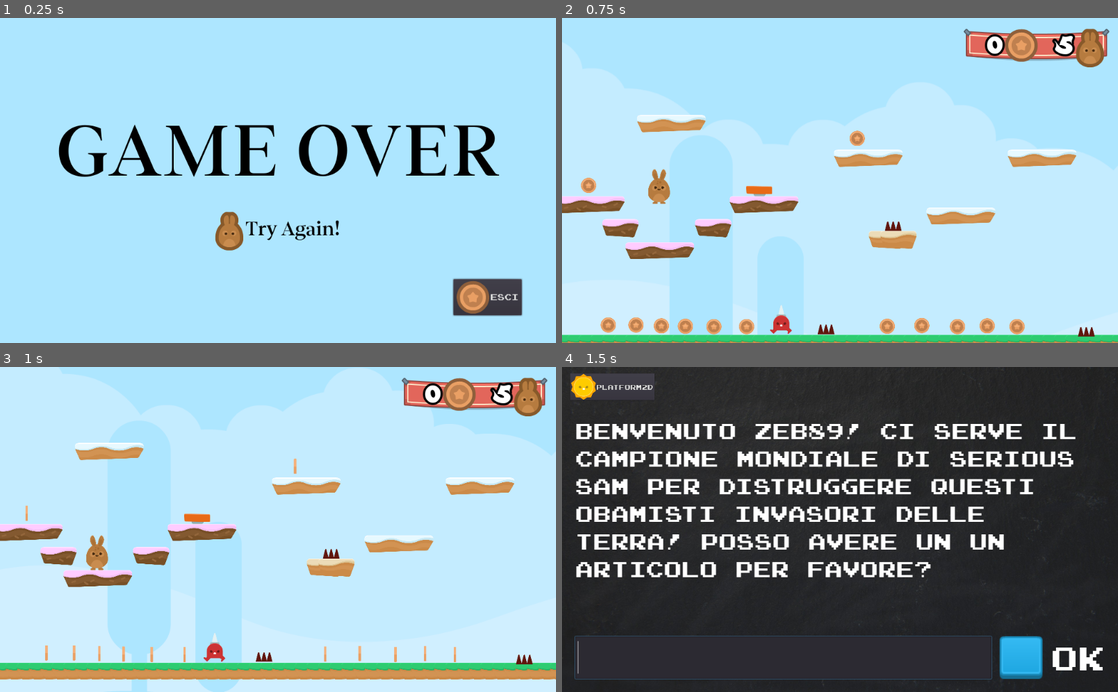
Above: before the commit, frames 1-4 (two rows, left to right).
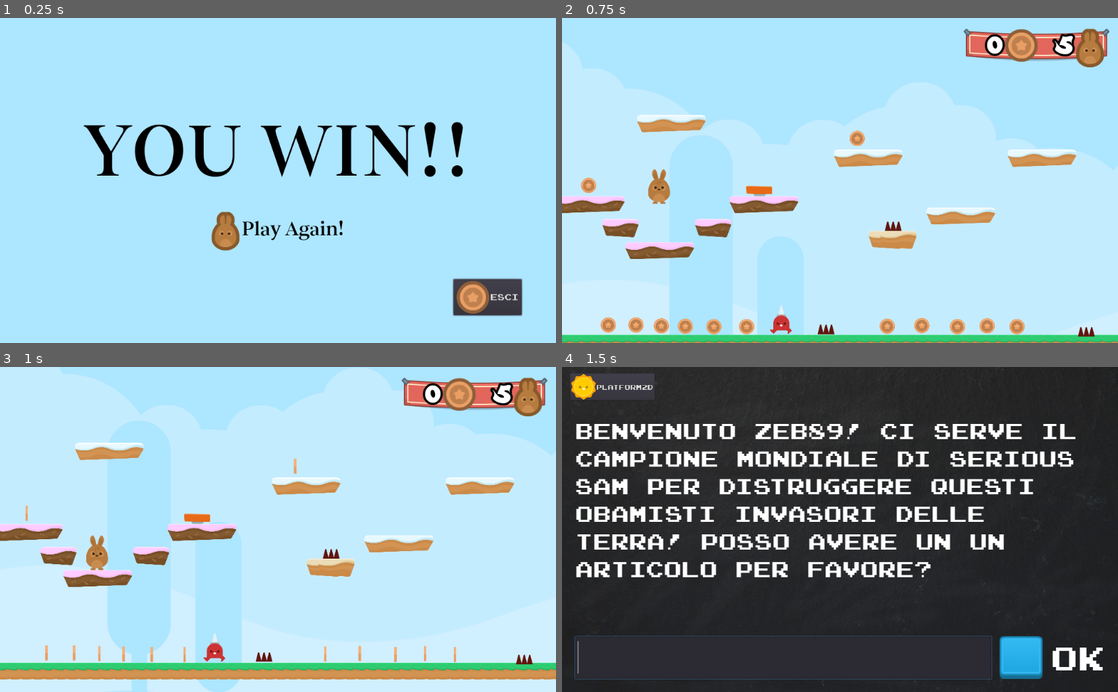
Above: after the commit, the same moments.

Repository: TheXanada96/TutorialGodottaro
Game: Godot game, scene res://Platform 2D/Victory.tscn
Same seed, same stepped clock (60 frames per second), same inputs: the game is played once before the commit and once after it. This scene is started directly instead of the project's main scene.
Inputs (mouse positions are in pixels of both pictures, inside the frame that each line leads up to):
- Up to frame 1 (0.25 s): no input
- Up to frame 2 (0.75 s): click (789, 232) at 0.5 s
- Up to frame 3 (1 s): no input
- Up to frame 4 (1.5 s): hold Right (ui_right) from 1.28 s (still down); tap 0 (cambio_scena) at 1.35 s

The runs differ from the first frame. In frame 1, 6.5% of the frame differs, in the area x 10-90%, y 31-72%; in frame 2, nothing differs; in frame 3, nothing differs; in frame 4, nothing differs.

Commit message:
aggiunte obamate

Diff:
--- /dev/null
+++ b/Area2D.gd
@@ -0,0 +1,16 @@
+extends Area2D
+
+
+# Declare member variables here. Examples:
+# var a = 2
+# var b = "text"
+
+
+# Called when the node enters the scene tree for the first time.
+func _ready():
+	pass # Replace with function body.
+
+
+# Called every frame. 'delta' is the elapsed time since the previous frame.
+#func _process(delta):
+#	pass
--- a/Platform 2D/GameState.gd
+++ b/Platform 2D/GameState.gd
@@ -32,3 +32,6 @@
 
 func end_game():
 	get_tree().change_scene("res://Platform 2D/EndGame.tscn")
+
+func win():
+	get_tree().change_scene("res://Platform 2D/Victory.tscn")
--- a/Platform 2D/Platform 2D.tscn
+++ b/Platform 2D/Platform 2D.tscn
@@ -10,6 +10,7 @@
 [ext_resource path="res://Platform 2D/Coin.tscn" type="PackedScene" id=8]
 [ext_resource path="res://Platform 2D/Spikemen.tscn" type="PackedScene" id=9]
 [ext_resource path="res://Platform 2D/asset di gioco/Clouds.tscn" type="PackedScene" id=10]
+[ext_resource path="res://Portal.tscn" type="PackedScene" id=11]
 
 [node name="Node2D" type="Node2D"]
 script = ExtResource( 6 )
@@ -95,3 +96,6 @@
 
 [node name="Cloud" parent="." instance=ExtResource( 10 )]
 position = Vector2( 3610, 748 )
+
+[node name="Portal" parent="." instance=ExtResource( 11 )]
+position = Vector2( 4753, 802 )
--- a/Platform 2D/Victory.tscn
+++ b/Platform 2D/Victory.tscn
@@ -3,3 +3,23 @@
 [ext_resource path="res://Platform 2D/EndGame.tscn" type="PackedScene" id=1]
 
 [node name="Victory" instance=ExtResource( 1 )]
+
+[node name="VBoxContainer" parent="CenterContainer" index="0"]
+margin_left = 155.0
+margin_right = 869.0
+
+[node name="Label" parent="CenterContainer/VBoxContainer" index="0"]
+margin_right = 714.0
+text = "YOU WIN!!"
+
+[node name="HBoxContainer" parent="CenterContainer/VBoxContainer" index="1"]
+margin_right = 714.0
+
+[node name="RestartButton" parent="CenterContainer/VBoxContainer/HBoxContainer" index="0"]
+margin_left = 234.0
+margin_right = 286.0
+
+[node name="Label" parent="CenterContainer/VBoxContainer/HBoxContainer" index="1"]
+margin_left = 290.0
+margin_right = 480.0
+text = "Play Again!"
--- /dev/null
+++ b/Portal.gd
@@ -0,0 +1,9 @@
+extends Node2D
+
+
+func _ready():
+	$Area2D/AnimatedSprite.play("Stretch")
+
+
+func _on_Area2D_body_entered(body):
+	get_tree().call_group("Gamestate", "win")
--- /dev/null
+++ b/Portal.tscn
@@ -0,0 +1,83 @@
+[gd_scene load_steps=7 format=2]
+
+[ext_resource path="res://Platform 2D/asset di gioco/GFX/Items/portal_yellow.png" type="Texture" id=1]
+[ext_resource path="res://Platform 2D/asset di gioco/GFX/Particles/portal_yellowParticle.png" type="Texture" id=2]
+[ext_resource path="res://Portal.gd" type="Script" id=3]
+
+[sub_resource type="RectangleShape2D" id=1]
+extents = Vector2( 113.5, 41 )
+
+[sub_resource type="Animation" id=2]
+length = 0.001
+tracks/0/type = "value"
+tracks/0/path = NodePath(".:scale")
+tracks/0/interp = 1
+tracks/0/loop_wrap = true
+tracks/0/imported = false
+tracks/0/enabled = true
+tracks/0/keys = {
+"times": PoolRealArray( 0 ),
+"transitions": PoolRealArray( 1 ),
+"update": 0,
+"values": [ Vector2( 1.5, 1 ) ]
+}
+
+[sub_resource type="Animation" id=3]
+resource_name = "Stretch"
+length = 2.0
+loop = true
+step = 0.5
+tracks/0/type = "value"
+tracks/0/path = NodePath(".:scale")
+tracks/0/interp = 1
+tracks/0/loop_wrap = true
+tracks/0/imported = false
+tracks/0/enabled = true
+tracks/0/keys = {
+"times": PoolRealArray( 0, 0.5, 1 ),
+"transitions": PoolRealArray( 1, 1, 1 ),
+"update": 0,
+"values": [ Vector2( 1, 1 ), Vector2( 1.25, 1 ), Vector2( 1.5, 1 ) ]
+}
+
+[node name="Portal" type="Node2D"]
+script = ExtResource( 3 )
+
+[node name="Area2D" type="Area2D" parent="."]
+scale = Vector2( 1.5, 1 )
+
+[node name="Sprite" type="Sprite" parent="Area2D"]
+texture = ExtResource( 1 )
+
+[node name="CollisionShape2D" type="CollisionShape2D" parent="Area2D"]
+visible = false
+position = Vector2( -0.5, 0 )
+shape = SubResource( 1 )
+
+[node name="AnimatedSprite" type="AnimationPlayer" parent="Area2D"]
+anims/RESET = SubResource( 2 )
+anims/Stretch = SubResource( 3 )
+
+[node name="Particles2D" type="CPUParticles2D" parent="Area2D"]
+amount = 24
+lifetime = 2.0
+randomness = 1.0
+texture = ExtResource( 2 )
+emission_shape = 1
+emission_sphere_radius = 128.0
+gravity = Vector2( 0, 0.2 )
+initial_velocity = 15.0
+initial_velocity_random = 1.0
+angular_velocity = 23.0
+angular_velocity_random = 1.0
+orbit_velocity = 0.25
+linear_accel = 8.7
+linear_accel_random = 0.21
+radial_accel = 15.0
+radial_accel_random = 1.0
+damping = 30.0
+damping_random = 0.44
+angle = 20.0
+angle_random = 1.0
+
+[connection signal="body_entered" from="Area2D" to="." method="_on_Area2D_body_entered"]
Not shown: 1 places in Platform 2D/Platform 2D.tscn that only renumber resources
